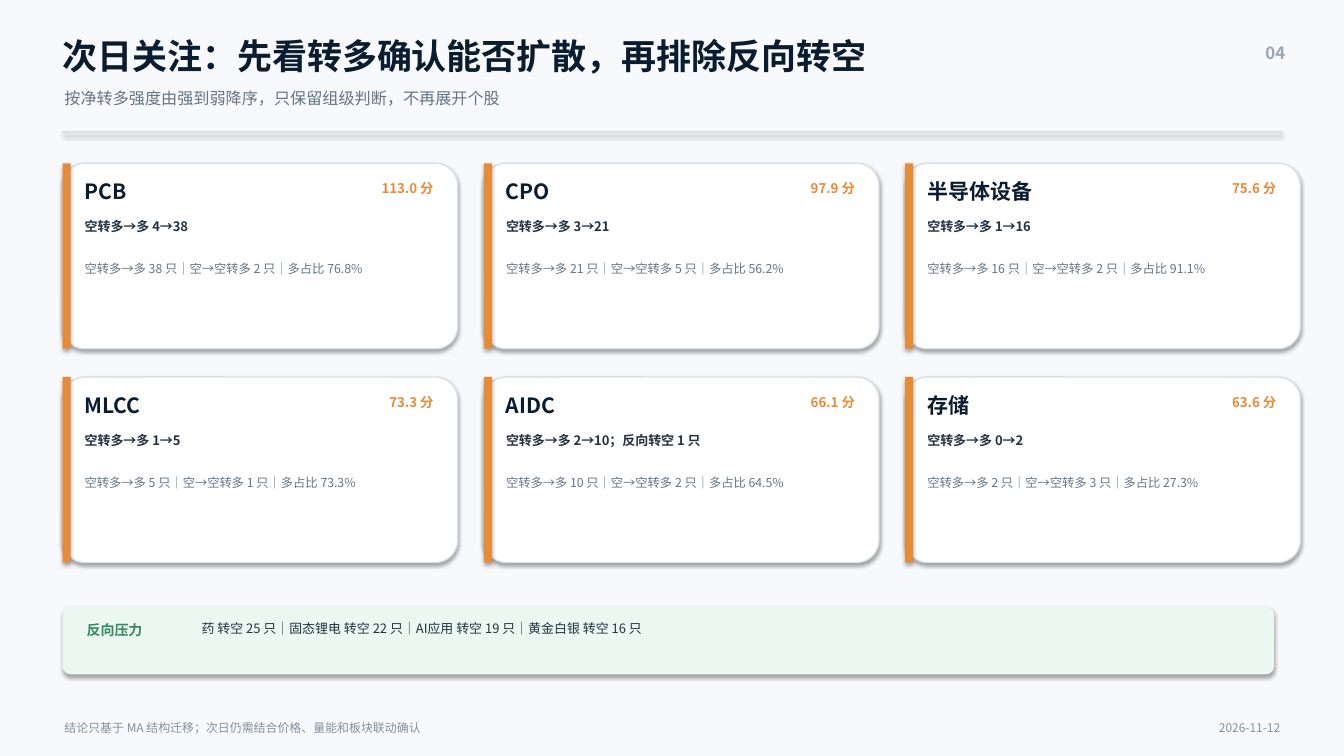
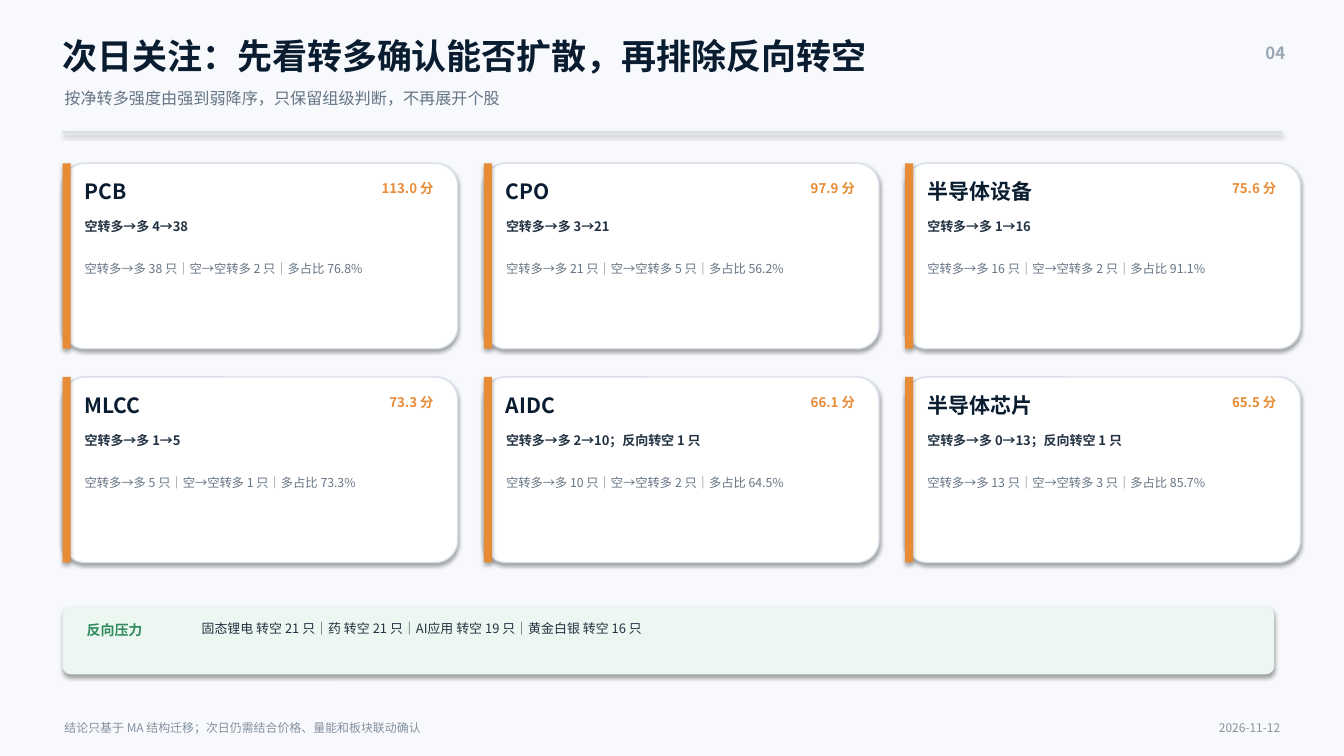
Before and after one commit to nancybhc/a-share-blast-lab, a slide deck: slide 4 of assets/多空阶段简报_2026-11-12.pptx. Drawn at 1344x756 pixels with LibreOffice and Linux fonts; fonts in the diff are those of the drawing. Boxes give left, top, right and bottom in pixels: in the first picture for what was removed or moved away, otherwise in the second. Text is boxed around its words. In the diff, an @@ line names an element or a change of style, - is before the commit and + after.

```diff
--- a/assets/多空阶段简报_2026-11-12.pptx
+++ b/assets/多空阶段简报_2026-11-12.pptx
@@ text at (927,395,1032,415): text changed @@
-存储
+半导体芯片
@@ text at (1232,396,1276,408): text changed @@
-63.6 分
+65.5 分
@@ text at (927,434,1122,447): text changed @@
-空转多→多 0→2
+空转多→多 0→13；反向转空 1 只
@@ text at (927,476,1205,488): text changed @@
-空转多→多 2 只｜空→空转多 3 只｜多占比 27.3%
+空转多→多 13 只｜空→空转多 3 只｜多占比 85.7%
@@ text at (202,622,642,635): text changed @@
-药 转空 25 只｜固态锂电 转空 22 只｜AI应用 转空 19 只｜黄金白银 转空 16 只
+固态锂电 转空 21 只｜药 转空 21 只｜AI应用 转空 19 只｜黄金白银 转空 16 只
```
Also in this commit, not shown: 2 other slides changed, 6 other files.
